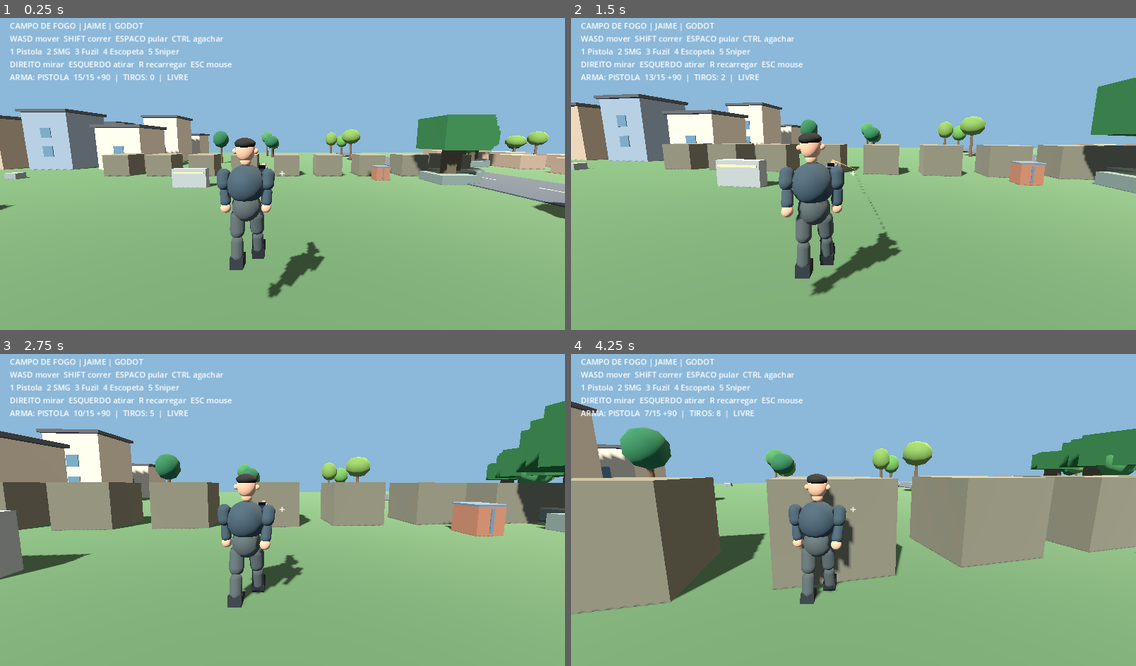
Above: before the commit, frames 1-4 (two rows, left to right).
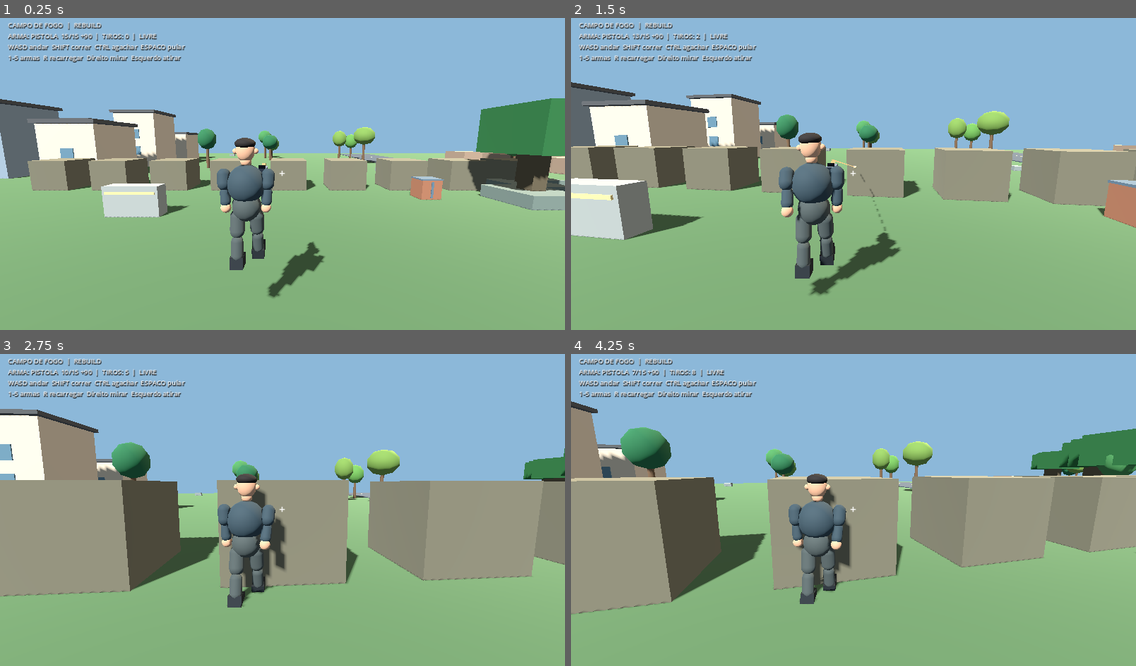
Above: after the commit, the same moments.

Repository: jaime66fla-crypto/gameteste
Game: Godot game, scene res://scenes/main.tscn
The game is run twice, just before and just after one commit, with the same random seed, the same clock (stepped at 60 frames per second) and the same inputs.
Inputs (mouse positions are in pixels of both pictures, inside the frame that each line leads up to):
- Up to frame 1 (0.25 s): no input
- Up to frame 2 (1.5 s): tap Enter at 0.5 s; move the mouse to (881, 170) at 0.52 s; hold Right mouse button (aim) 0.53-1.28 s; hold W (move_forward) from 0.53 s (still down); click (881, 170) at 0.67 s; tap Space (jump) at 0.77 s; move the mouse to (825, 174) at 1.27 s; tap Ctrl (crouch) at 1.35 s; click (825, 174) at 1.42 s
- Up to frame 3 (2.75 s): keep holding W (move_forward); tap Space (jump) at 1.52 s; move the mouse to (293, 500) at 2.02 s; press the mouse at (293, 500) at 2.03 s
- Up to frame 4 (4.25 s): keep holding W (move_forward); move the mouse to (847, 513) at 2.77 s; release the mouse at (847, 513) at 2.78 s; tap Shift (sprint) at 2.85 s; click (847, 513) at 2.92 s; tap Space (jump) at 3.02, 3.77 s; move the mouse to (893, 510) at 3.52 s; tap 1 at 3.6 s; click (893, 510) at 3.67 s

The runs differ from the first frame. In frame 1, 22% of the frame differs, in the area x 0-100%, y 1-90%; in frame 2, 25%; in frame 3, 33%, in the area x 0-100%, y 1-82%; in frame 4, 3.2%.

Commit message:
fix(rebuild): clear player spawn and reduce HUD clutter

Diff:
--- a/godot/scripts/main.gd
+++ b/godot/scripts/main.gd
@@ -21,7 +21,7 @@
     player = CharacterBody3D.new()
     player.name = "Jaime"
     player.set_script(PlayerScript)
-    player.position = Vector3(0, 2, 0)
+    player.position = Vector3(0, 2, -6) # Clear spawn away from central cover
     add_child(player)
     _build_ui()
 
@@ -99,8 +99,11 @@
     var layer := CanvasLayer.new()
     add_child(layer)
     hud = Label.new()
-    hud.position = Vector2(22, 16)
-    hud.add_theme_font_size_override("font_size", 18)
+    hud.position = Vector2(18, 16)
+    hud.add_theme_font_size_override("font_size", 15)
+    hud.add_theme_color_override("font_shadow_color", Color(0, 0, 0, 0.95))
+    hud.add_theme_constant_override("shadow_offset_x", 1)
+    hud.add_theme_constant_override("shadow_offset_y", 2)
     layer.add_child(hud)
     crosshair = Label.new()
     crosshair.text = "+"
@@ -111,4 +114,4 @@
 
 func _process(_delta: float) -> void:
     if player and hud:
-        hud.text = "CAMPO DE FOGO | JAIME | GODOT\nWASD mover  SHIFT correr  ESPACO pular  CTRL agachar\n1 Pistola  2 SMG  3 Fuzil  4 Escopeta  5 Sniper\nDIREITO mirar  ESQUERDO atirar  R recarregar  ESC mouse\n" + player.status_text()
+        hud.text = "CAMPO DE FOGO  |  REBUILD\n" + player.status_text() + "\nWASD andar  SHIFT correr  CTRL agachar  ESPACO pular\n1-5 armas  R recarregar  Direito mirar  Esquerdo atirar"
